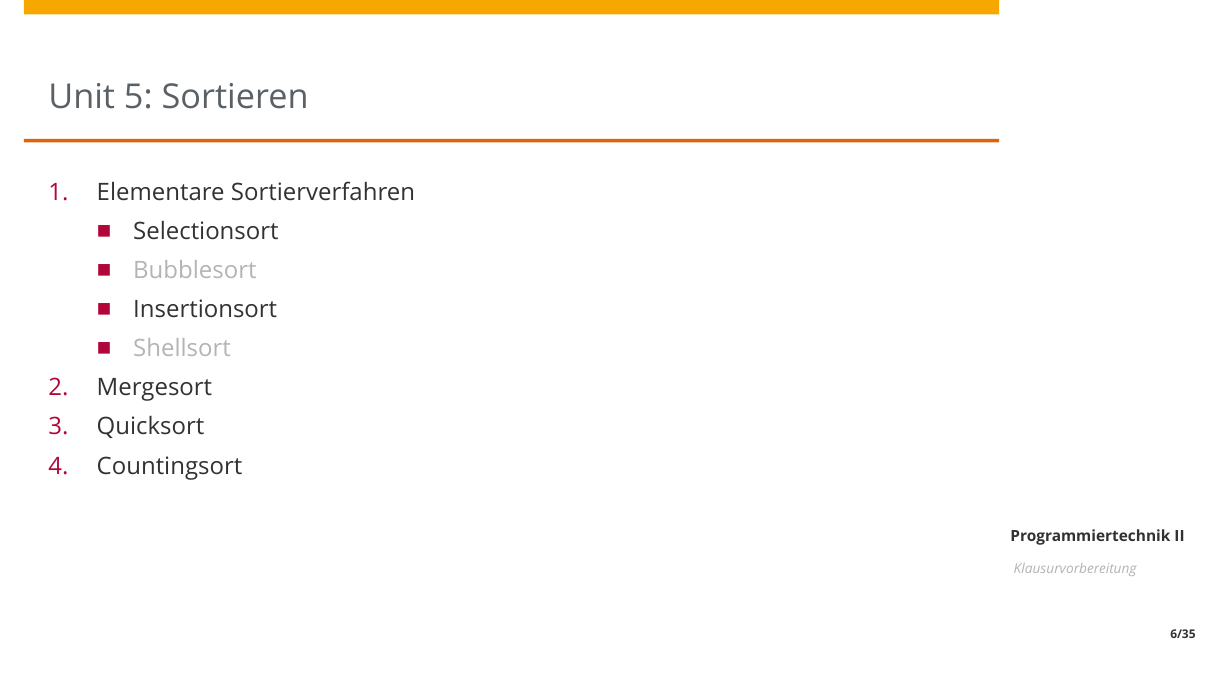
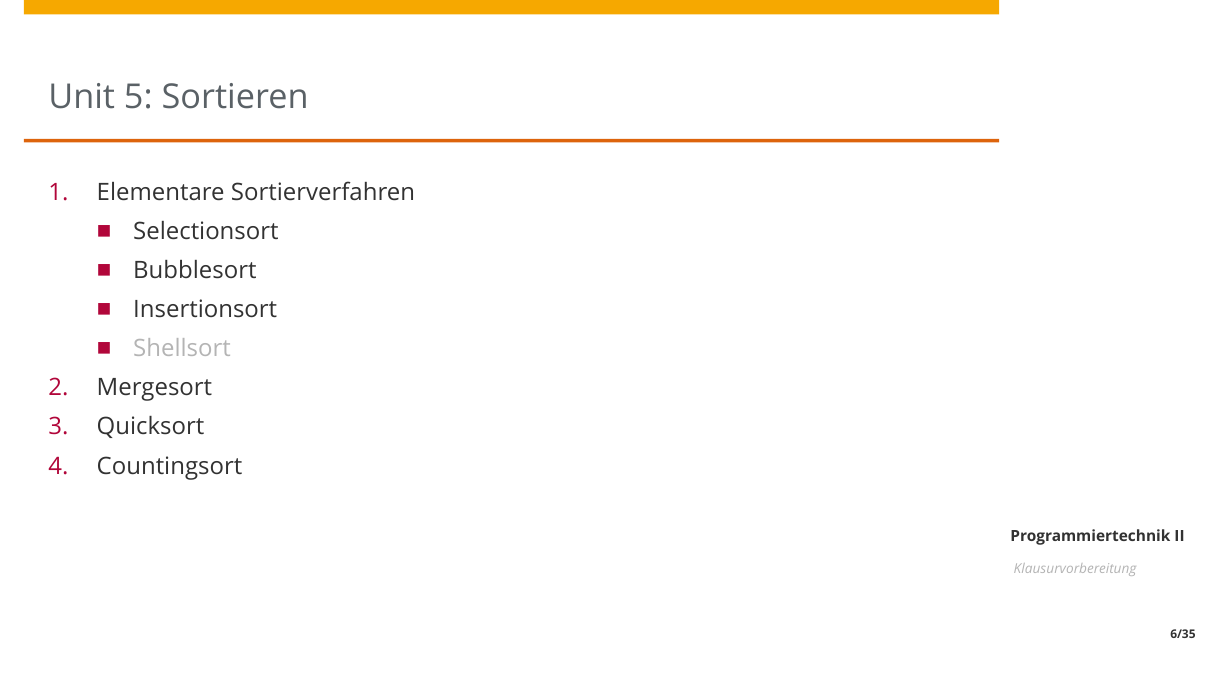
Before and after one commit to HPI-Artificial-Intelligence-Teaching/23-pt2, a slide deck: slide 6 of exam/Exam Preparation.pptx. Drawn at 1232x693 pixels with LibreOffice and Linux fonts; fonts in the diff are those of the drawing; background and template pictures are left out. Boxes give left, top, right and bottom in pixels: in the first picture for what was removed or moved away, otherwise in the second. Text is boxed around its words. In the diff, an @@ line names an element or a change of style, - is before the commit and + after.

Commit message:
Fixed a bug on Sorting

```diff
--- a/exam/Exam Preparation.pptx
+++ b/exam/Exam Preparation.pptx
@@ text at [133, 259, 256, 279]: text colour #B4B4B4 to #323232 in "Bubblesort" @@
```
